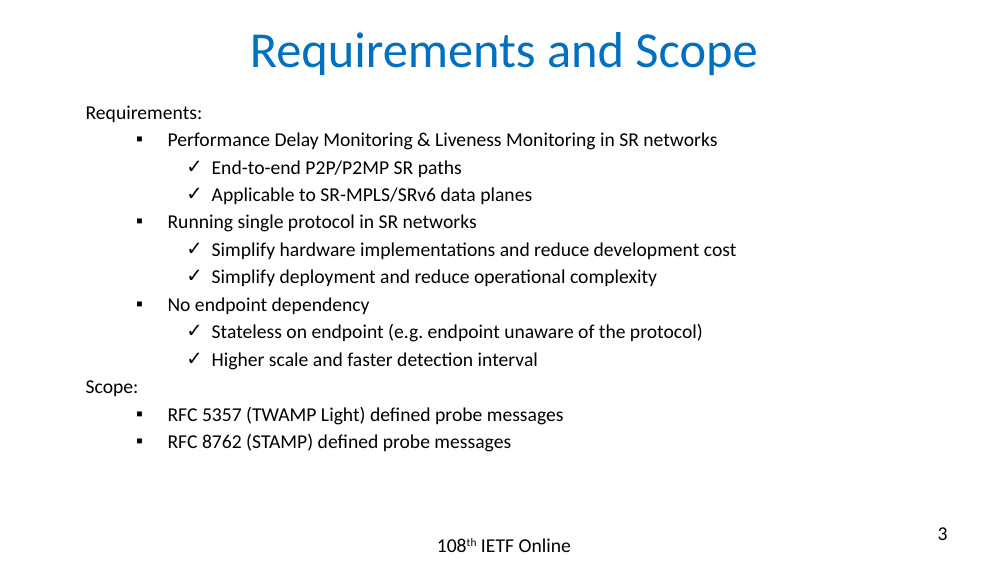
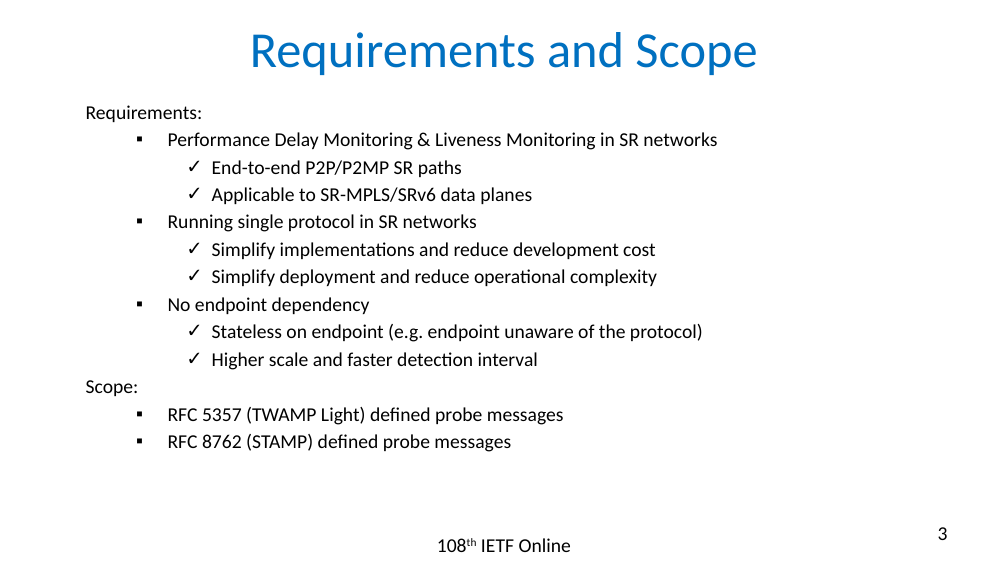
Before and after one commit to rakgandhi/ietf-slides, a slide deck: slide 3 of draft-gandhi-spring-sr-enhanced-plm-02.pptx. Drawn at 1008x567 pixels with LibreOffice and Linux fonts; fonts in the diff are those of the drawing. Boxes give left, top, right and bottom in pixels: in the first picture for what was removed or moved away, otherwise in the second. Text is boxed around its words. In the diff, an @@ line names an element or a change of style, - is before the commit and + after.

```diff
--- a/draft-gandhi-spring-sr-enhanced-plm-02.pptx
+++ b/draft-gandhi-spring-sr-enhanced-plm-02.pptx
@@ text at bbox=[212, 242, 656, 259]: text changed @@
-    ✓ Simplify hardware implementations and reduce development cost
+    ✓ Simplify implementations and reduce development cost
```
Also in this commit, not shown: 1 other file.
